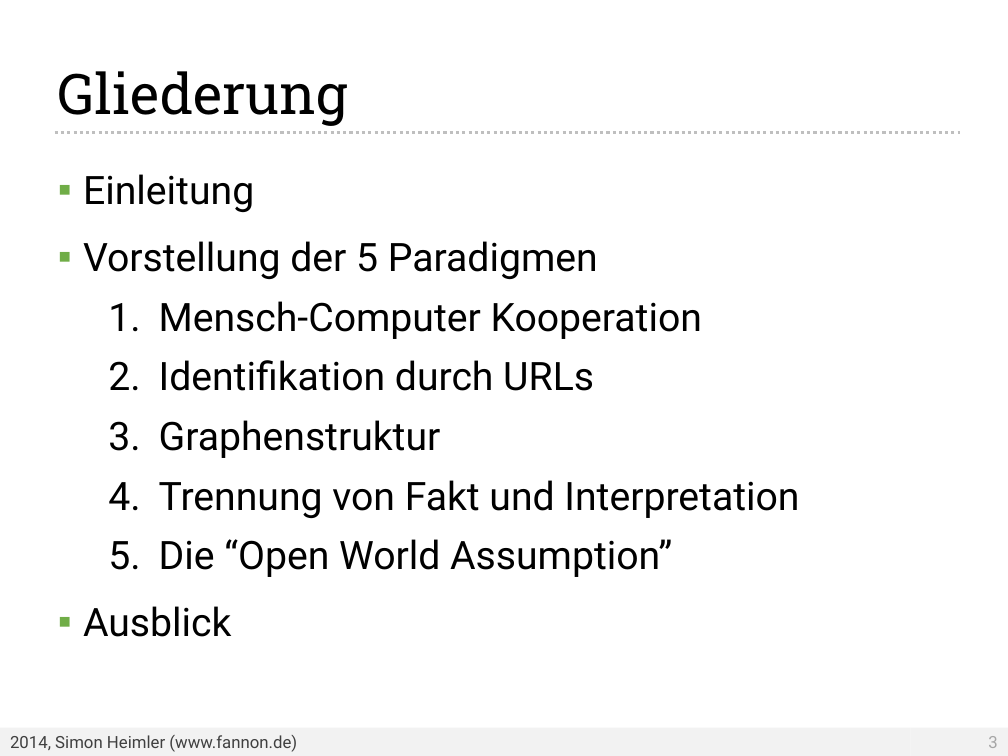
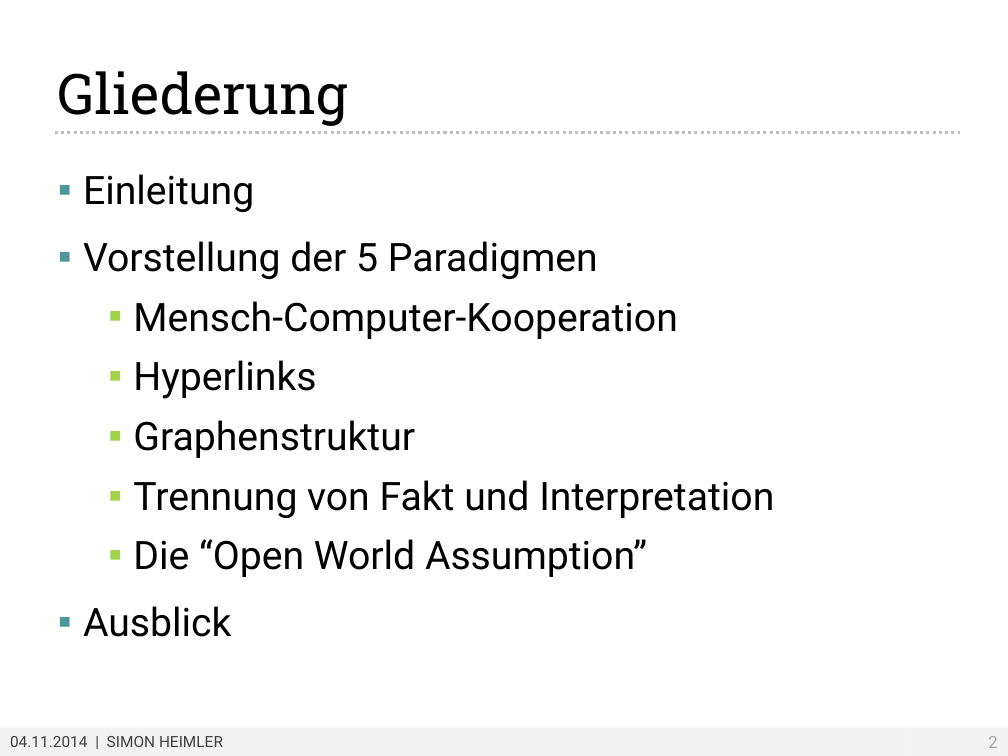
Before and after one commit to Fannon/SemanticWebParadigmen, a slide deck: slide 2 of Semantic Web Paradigmen PPT.pptx (slide 3 before the commit). Drawn at 1008x756 pixels with LibreOffice and Linux fonts; fonts in the diff are those of the drawing; background and template pictures are left out. Boxes give left, top, right and bottom in pixels: in the first picture for what was removed or moved away, otherwise in the second. Text is boxed around its words. In the diff, an @@ line names an element or a change of style, - is before the commit and + after.

```diff
--- a/Semantic Web Paradigmen PPT.pptx
+++ b/Semantic Web Paradigmen PPT.pptx
@@ text at box(83, 174, 774, 637): bullet colour #70AD47 to #4D9596; bullet 1. to ▪ @@
@@ text at box(133, 301, 677, 399): text changed @@
-  1. Mensch-Computer Kooperation
-  2. Identifikation durch URLs
+  ▪ Mensch-Computer-Kooperation
+  ▪ Hyperlinks
@@ text in rectangle at box(10, 736, 223, 747): text changed; size 12 to 11 pt @@
-2014, Simon Heimler (www.fannon.de)
+04.11.2014 | SIMON HEIMLER
@@ page number at box(988, 736, 997, 748): text changed @@
-3
+2
```
Also in this commit, not shown: 1 other slide changed, 1 slide added, 1 slide removed, 1 other file.
